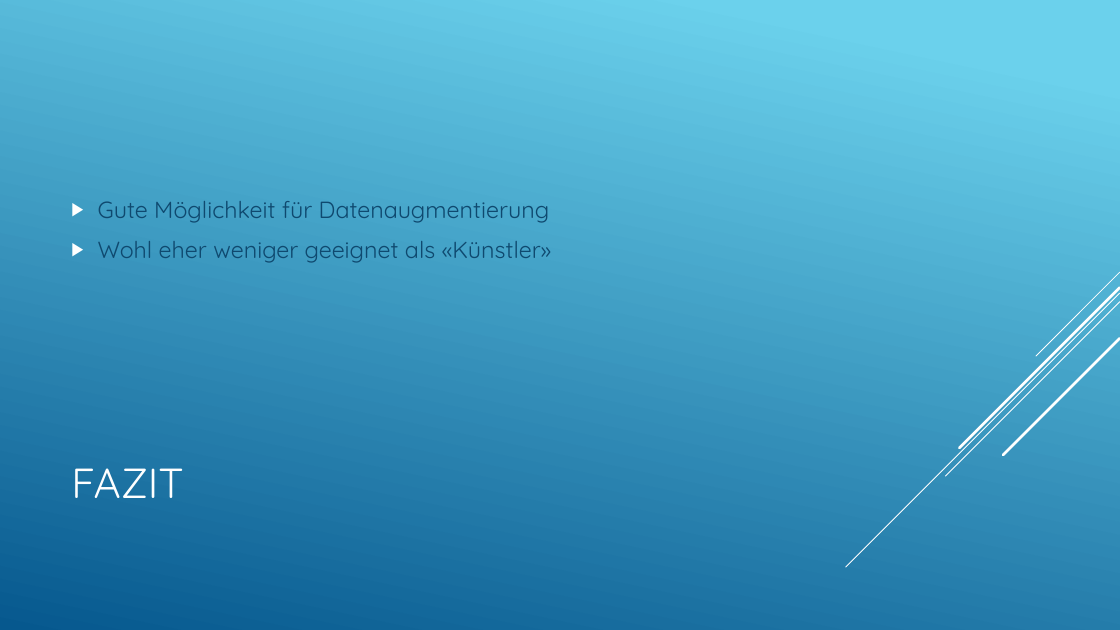
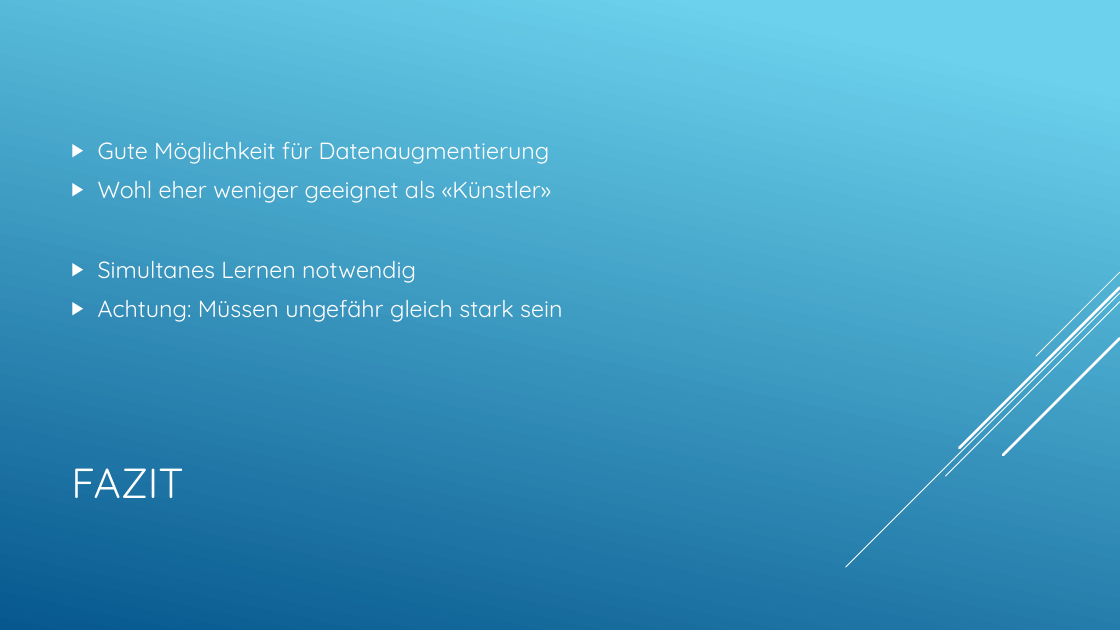
Before and after one commit to LucaRitz/informatik_seminar_gan, a slide deck: slide 19 of GAN.pptx. Drawn at 1120x630 pixels with LibreOffice and Linux fonts; fonts in the diff are those of the drawing. Boxes give left, top, right and bottom in pixels: in the first picture for what was removed or moved away, otherwise in the second. Text is boxed around its words. In the diff, an @@ line names an element or a change of style, - is before the commit and + after.

```diff
--- a/GAN.pptx
+++ b/GAN.pptx
@@ text at <box>98,142,551,203</box>: text colour #0F496F to #FFFFFF in "Gute Möglichkeit für Datenaugmentierung", "Wohl eher weniger geeignet als «Künstler»" @@
@@ text at <box>98,261,562,322</box>: paragraphs added @@
+▶ Simultanes Lernen notwendig
+▶ Achtung: Müssen ungefähr gleich stark sein
```
Also in this commit, not shown: 10 other slides changed.
